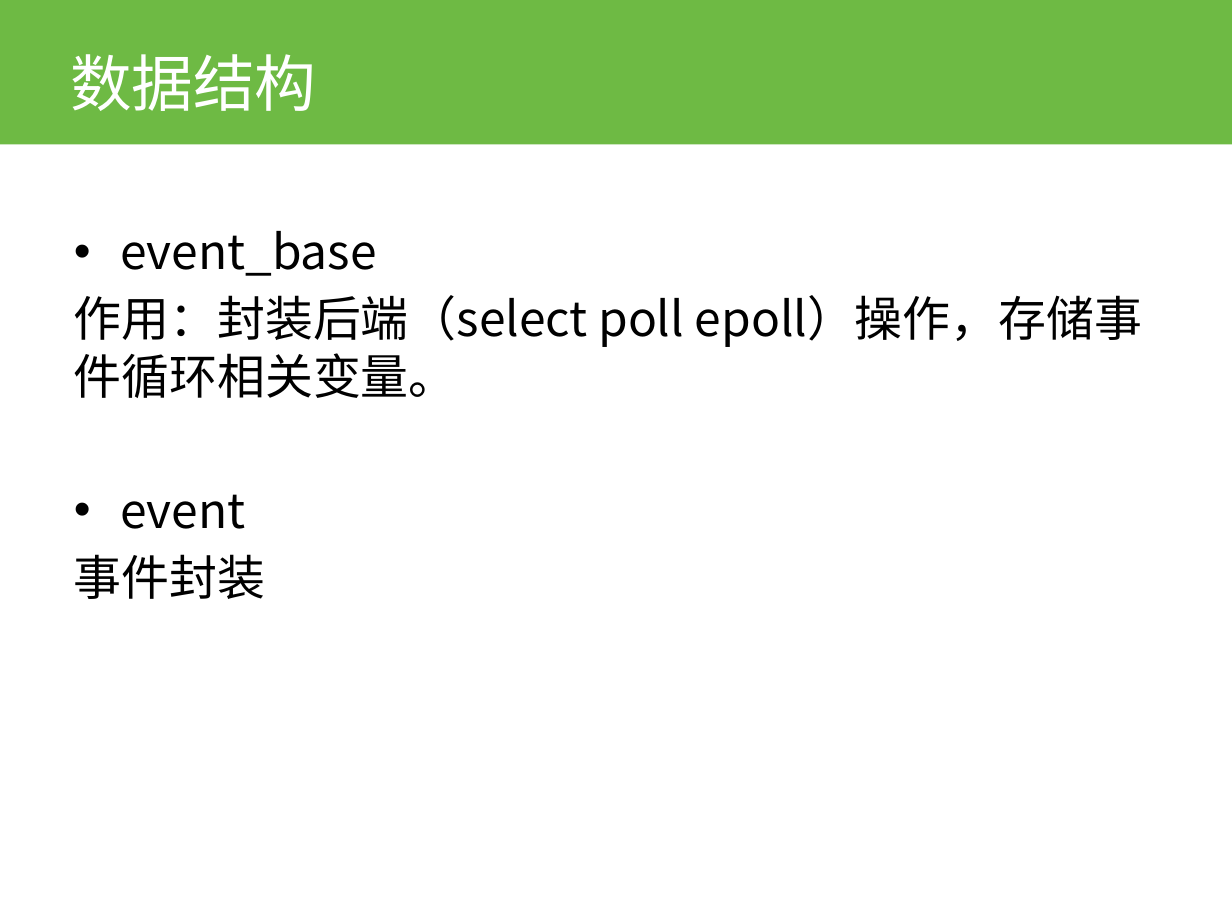
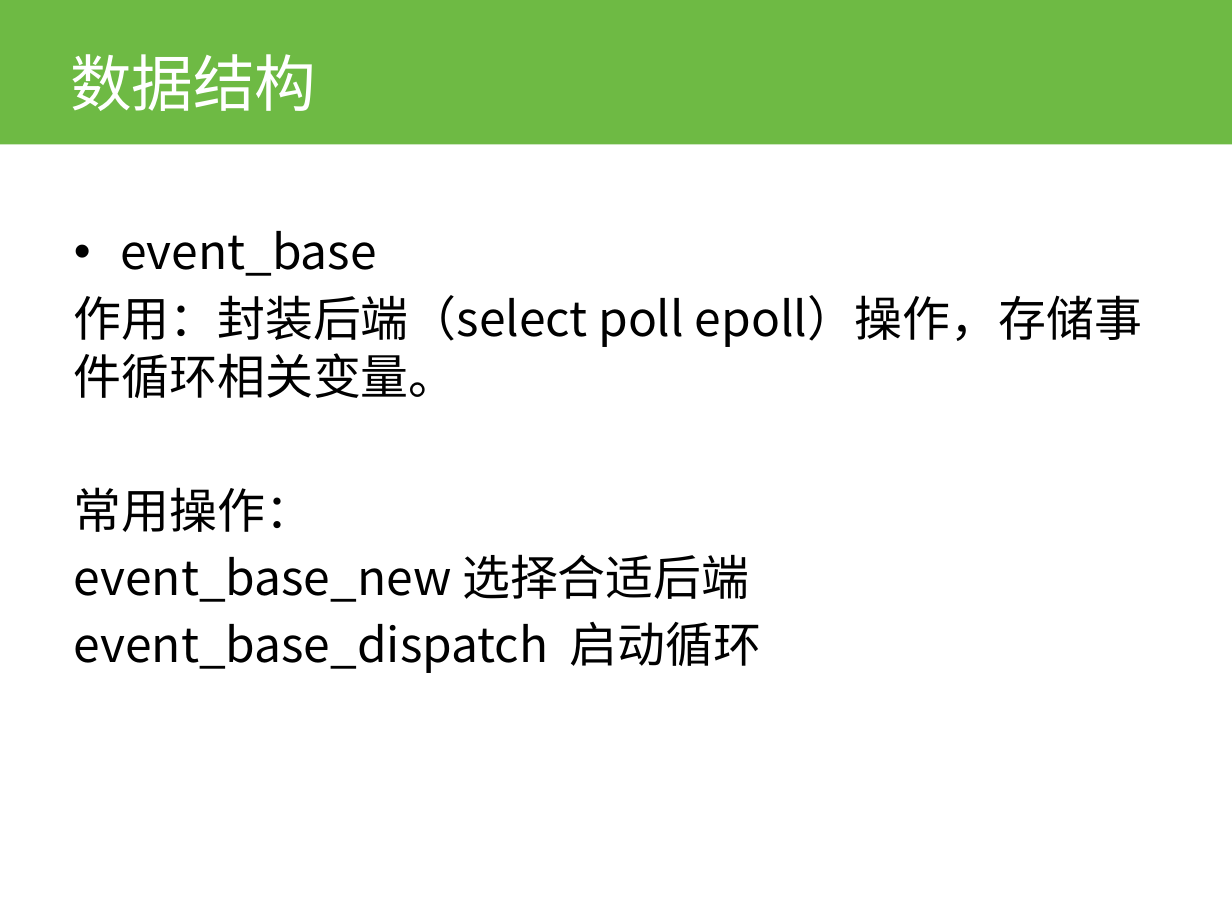
Before and after one commit to whm2300/libevent, a slide deck: slide 3 of libevent.pptx. Drawn at 1232x924 pixels with LibreOffice and Linux fonts; fonts in the diff are those of the drawing; background and template pictures are left out. Boxes give left, top, right and bottom in pixels: in the first picture for what was removed or moved away, otherwise in the second. Text is boxed around its words. In the diff, an @@ line names an element or a change of style, - is before the commit and + after.

```diff
--- a/libevent.pptx
+++ b/libevent.pptx
@@ text at bbox=[74, 487, 761, 673]: text changed @@
-• event
-事件封装
+常用操作：
+event_base_new 选择合适后端
+event_base_dispatch 启动循环
```
Also in this commit, not shown: 5 other slides changed, 2 slides added, 2 slides removed, 5 other files.
